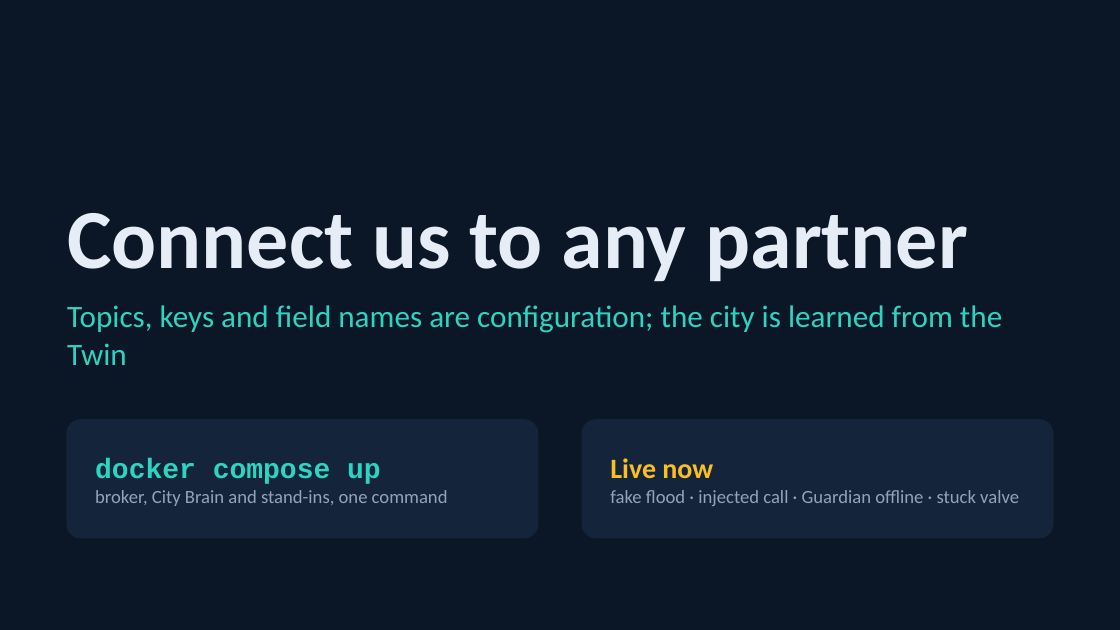
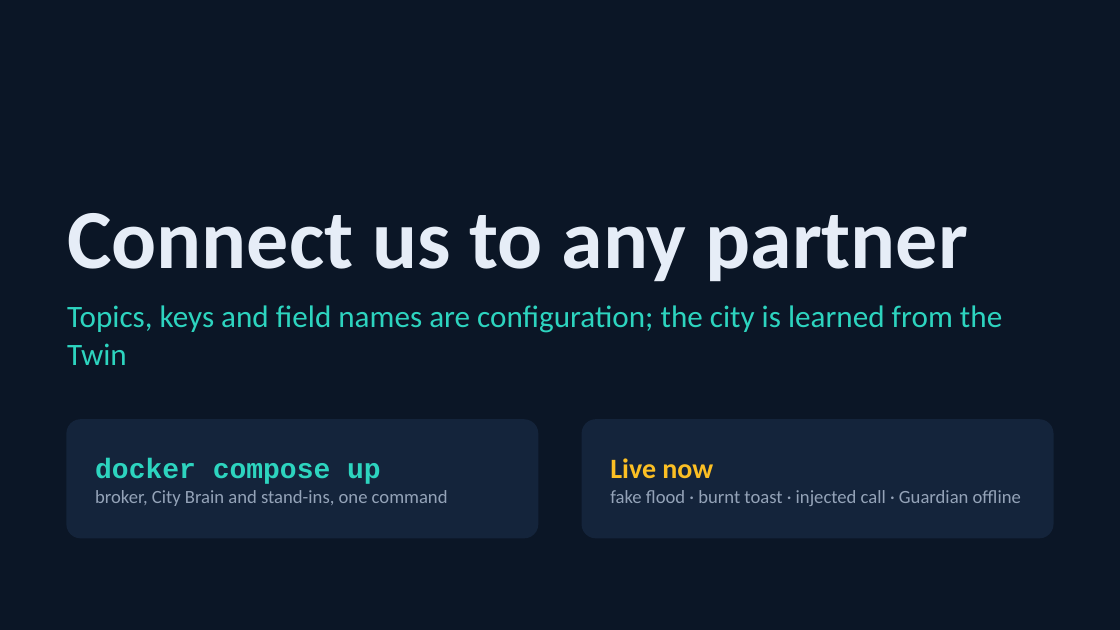
Before and after one commit to Omar-Brika/city-brain-convergence, a slide deck: slide 7 of docs/pitch/pitch.pptx. Drawn at 1120x630 pixels with LibreOffice and Linux fonts; fonts in the diff are those of the drawing. Boxes give left, top, right and bottom in pixels: in the first picture for what was removed or moved away, otherwise in the second. Text is boxed around its words. In the diff, an @@ line names an element or a change of style, - is before the commit and + after.

Commit message:
Run evidence (R2): all 15 Test Book scenarios PASS on the final code; report and pitch rebuilt
14 scenarios on the real local LLM (18 LLM proposals, no timeout), B12 on the mock LLM (it needs
the LLM offline mode). One log per scenario; the 4 Nov logs are replaced. Report and pitch: case
memory, 15 / 15 scenarios, 632 tests, triplet-05.

```diff
--- a/docs/pitch/pitch.pptx
+++ b/docs/pitch/pitch.pptx
@@ text at (610, 490, 1021, 506): text changed @@
-fake flood · injected call · Guardian offline · stuck valve
+fake flood · burnt toast · injected call · Guardian offline
```
Also in this commit, not shown: 6 other slides changed, 31 other files.
